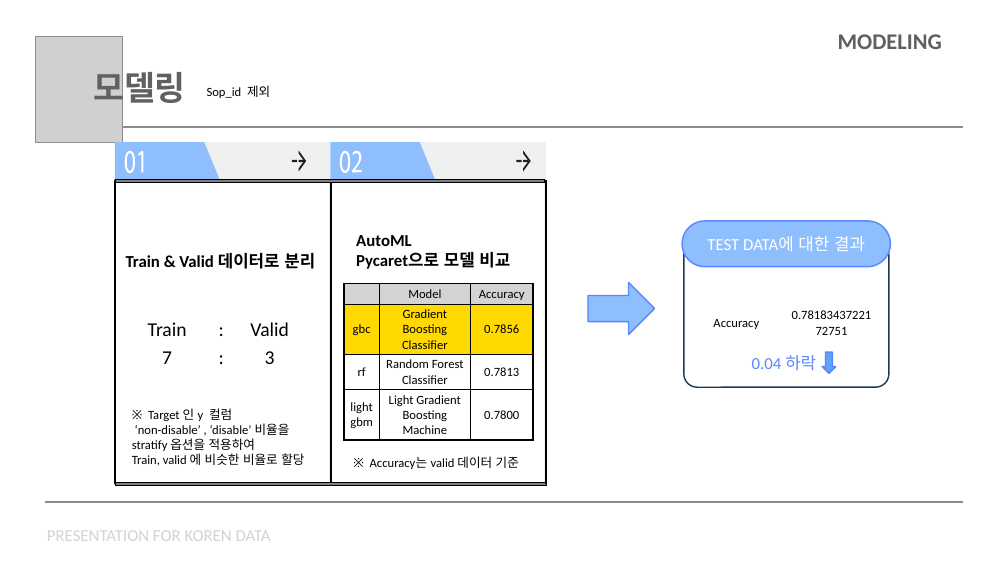
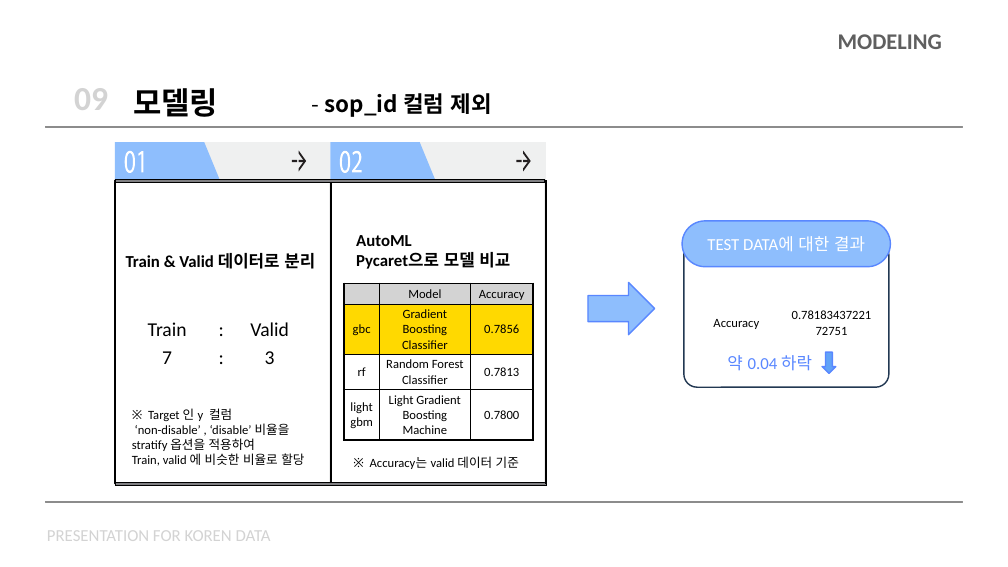
Before and after one commit to chorimgenius/zerooneai_intern, a slide deck: slide 14 of koren/koren_data_presentation.pptx. Drawn at 1008x567 pixels with LibreOffice and Linux fonts; fonts in the diff are those of the drawing; grey boxes stand for pictures. Boxes give left, top, right and bottom in pixels: in the first picture for what was removed or moved away, otherwise in the second. Text is boxed around its words. In the diff, an @@ line names an element or a change of style, - is before the commit and + after.

```diff
--- a/koren/koren_data_presentation.pptx
+++ b/koren/koren_data_presentation.pptx
@@ picture removed at (35,37,122,143) @@
@@ table added at (54,76,529,121), 1 rows, 3 columns @@
+09 | 모델링 | - sop_id 컬럼 제외
@@ text removed at (93,66,186,110) @@
-모델링
@@ text removed at (207,85,270,98) @@
-Sop_id 제외
@@ text at (727,355,812,371): text changed @@
-0.04 하락
+약 0.04 하락
```
Also in this commit, not shown: 13 other slides changed.
